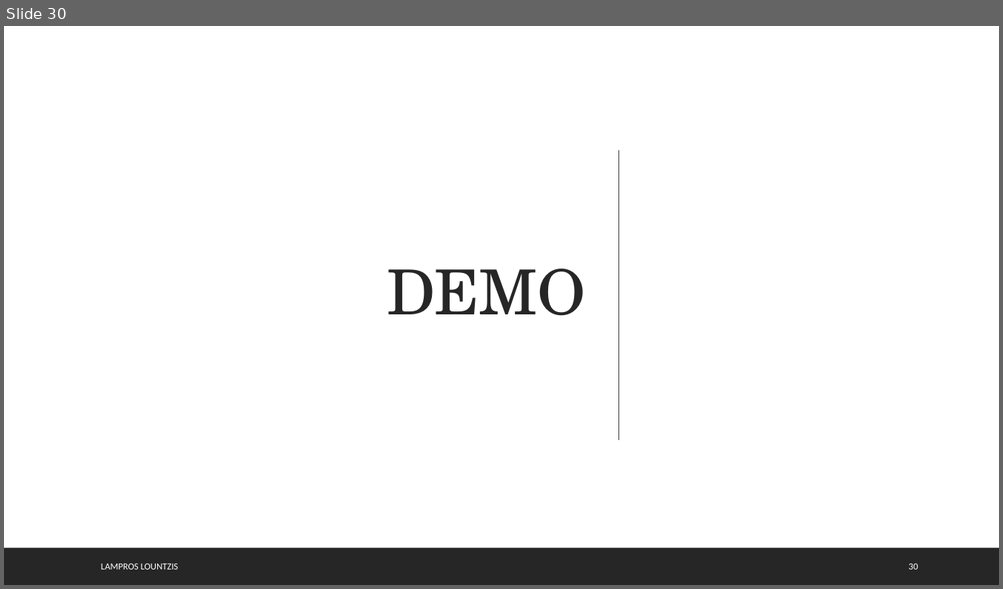
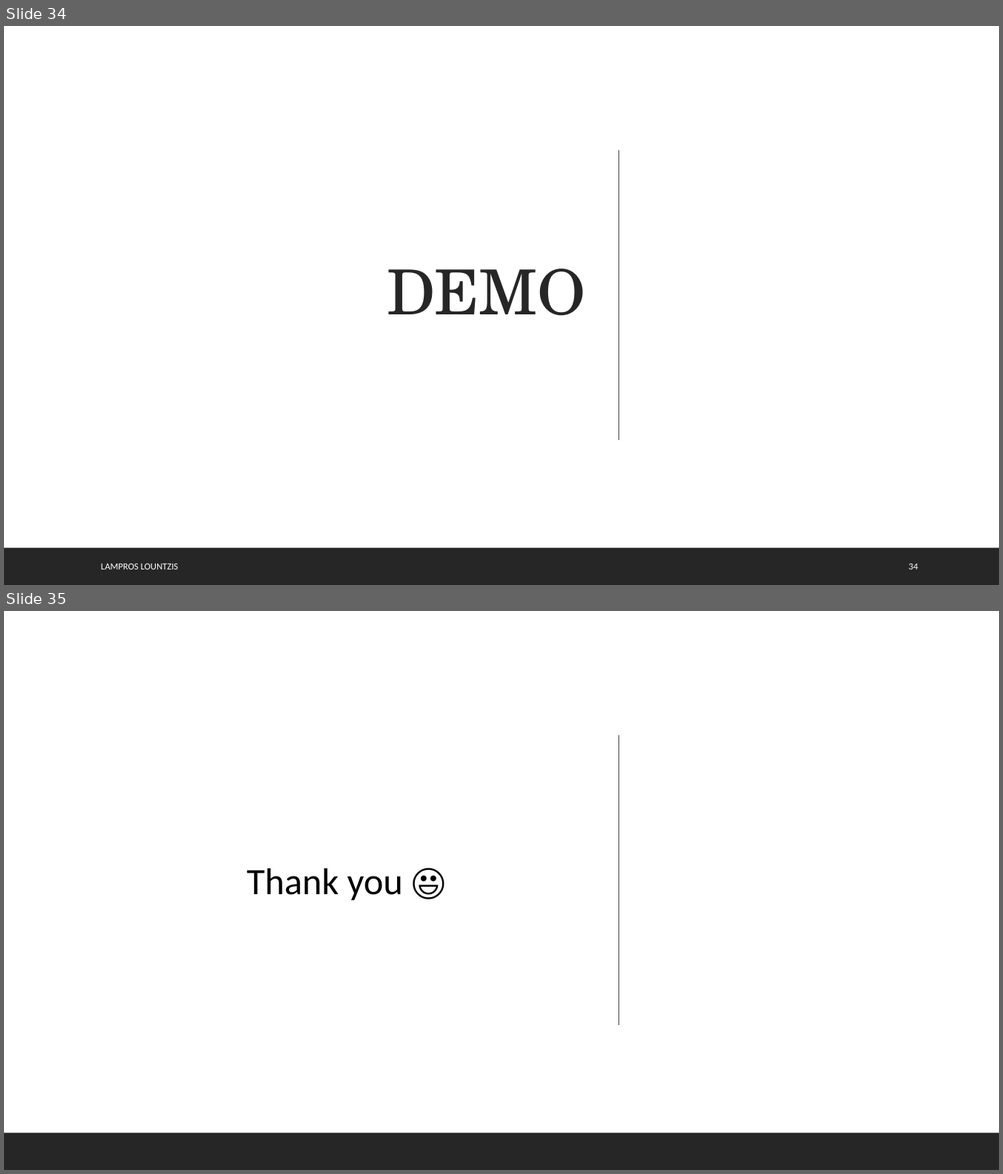
Before and after one commit to annamykcode/cbir-deep-learning, a slide deck: report/report.pptx. Shown one above the other, each under a label of ours: slide 30 before the commit, slides 34 and 35 after it. The pictures are 1003x589 and 1003x1174 pixels, drawn with LibreOffice and Linux fonts; fonts in the diff are those of the drawing. Boxes give left, top, right and bottom in pixels: in the first picture for what was removed or moved away, otherwise in the second. Text is boxed around its words. In the diff, an @@ line names an element or a change of style, - is before the commit and + after.

```diff
--- a/report/report.pptx
+++ b/report/report.pptx
@@ slide 35 added at bbox=[4, 611, 999, 1170], background #FFFFFF @@
@@ rectangle added at bbox=[4, 611, 999, 1170], fill #FFFFFF @@
@@ line added from (619, 735) to (619, 1025), #404040 1 pt @@
@@ title added at bbox=[247, 869, 403, 900], 36 pt, text #000000 @@
+  Thank you 😃
@@ rectangle added at bbox=[4, 1133, 999, 1170], fill #262626 @@
@@ what was slide 30 is now slide 34 @@
@@ page number at bbox=[908, 564, 918, 570]: text changed @@
-30
+34
```
Also in this commit, not shown: 2 slides changed, 4 other slides added.
